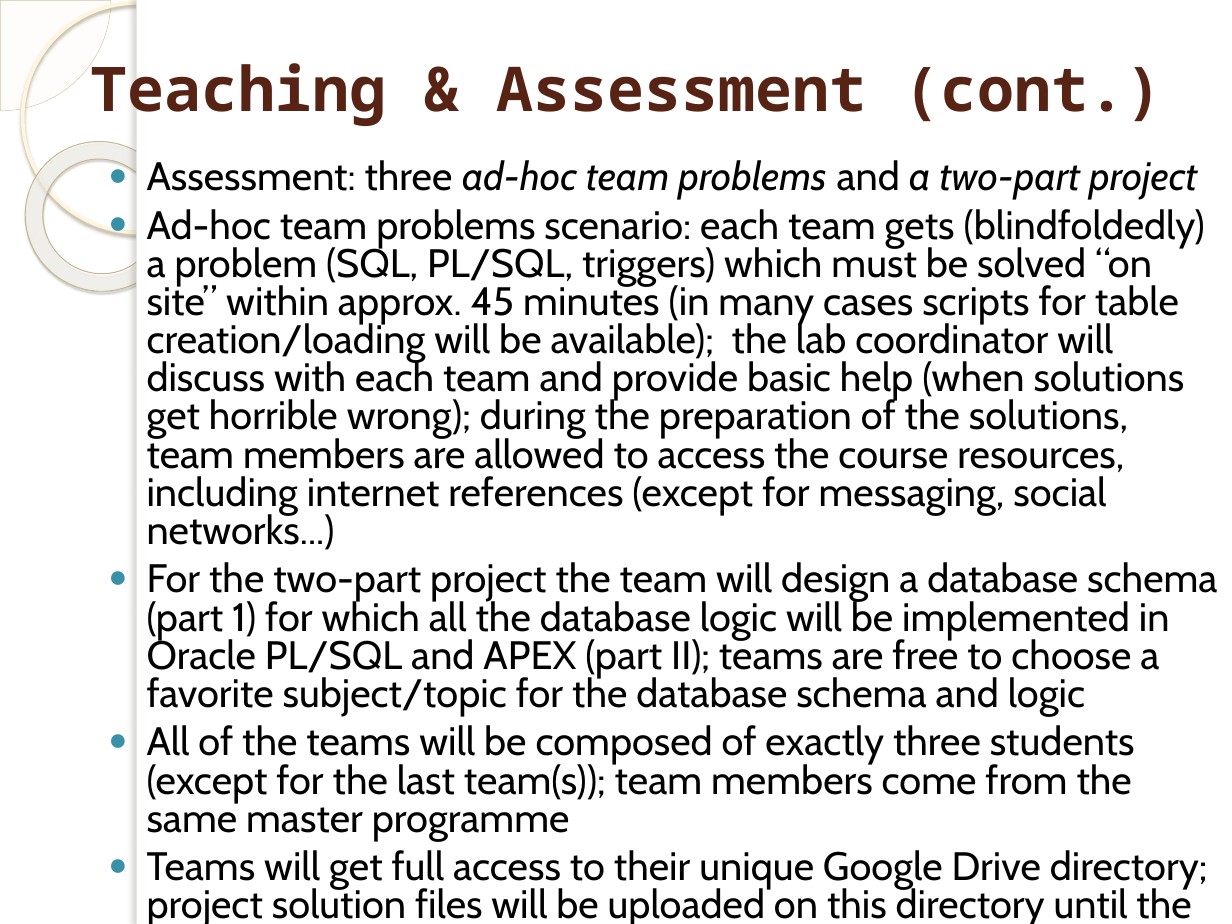
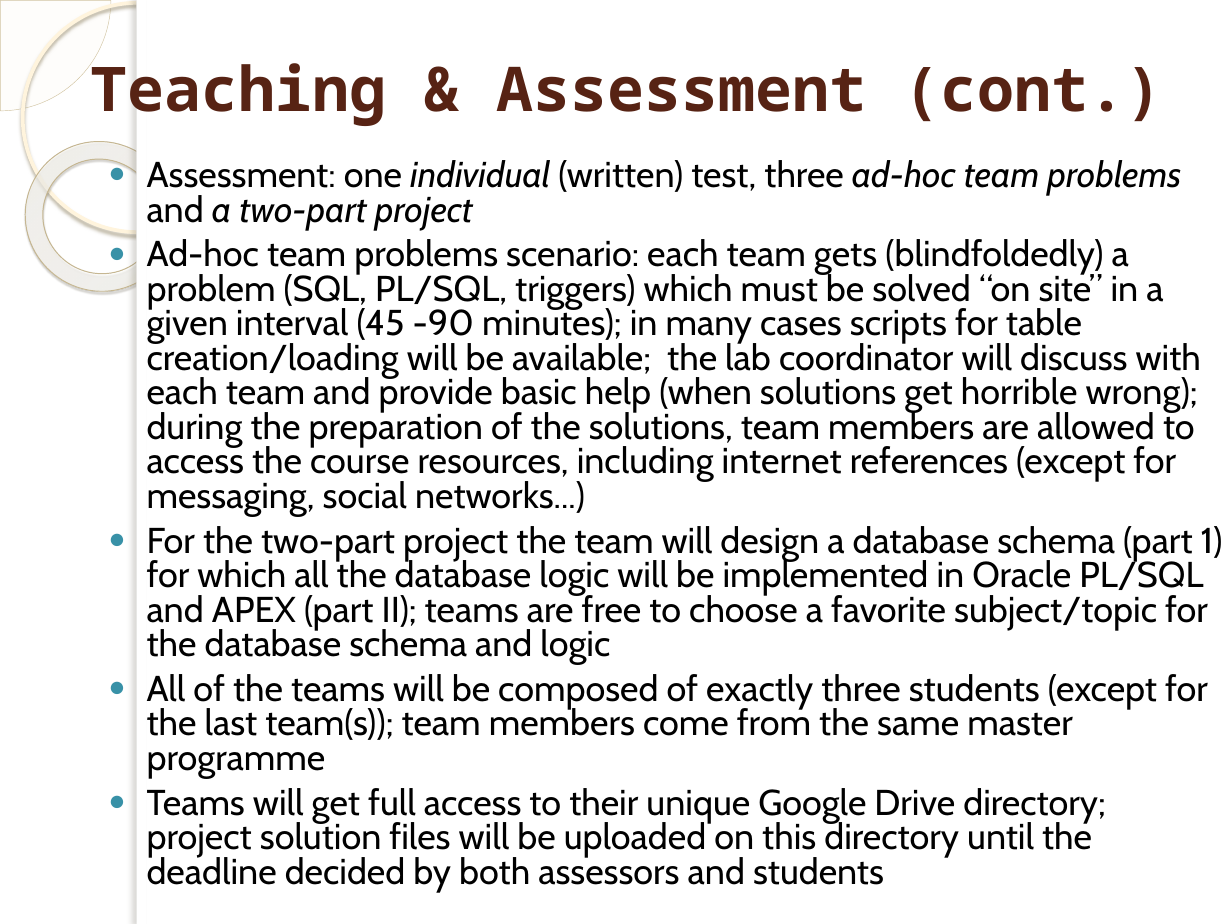
Before and after one commit to marinfotache/Database-Logic-in-Business-Applications, a slide deck: slide 13 of 00_DBLBA - course outline/00_DBLBA__Course_Outline.pptx. Drawn at 1232x924 pixels with LibreOffice and Linux fonts; fonts in the diff are those of the drawing; background and template pictures are left out. Boxes give left, top, right and bottom in pixels: in the first picture for what was removed or moved away, otherwise in the second. Text is boxed around its words. In the diff, an @@ line names an element or a change of style, - is before the commit and + after.

```diff
--- a/00_DBLBA - course outline/00_DBLBA__Course_Outline.pptx
+++ b/00_DBLBA - course outline/00_DBLBA__Course_Outline.pptx
@@ text at (x1=147, y1=160, x2=1201, y2=517): text changed; size 23.2 to 21 pt @@
-● Assessment: three ad-hoc team problems and a two-part project
-● Ad-hoc team problems scenario: each team gets (blindfoldedly) a problem (SQL, PL/SQL, triggers) which must be solved “on site” within approx. 45 minutes (in many cases scripts for table creation/loading will be available); the lab coordinator will discuss with each team and provide basic help (when solutions get horrible wrong); during the preparation of the solutions, team members are allowed to access the course resources, including internet references (except for messaging, social networks...)
+● Assessment: one individual (written) test, three ad-hoc team problems and a two-part project
+● Ad-hoc team problems scenario: each team gets (blindfoldedly) a problem (SQL, PL/SQL, triggers) which must be solved “on site” in a given interval (45 -90 minutes); in many cases scripts for table creation/loading will be available; the lab coordinator will discuss with each team and provide basic help (when solutions get horrible wrong); during the preparation of the solutions, team members are allowed to access the course resources, including internet references (except for messaging, social networks...)
@@ text at (x1=147, y1=526, x2=1223, y2=892): size 23.2 to 21 pt in "For the two-part project the team will ...", "All of the teams will be composed ...", "Teams will get full access to their ..." @@
```
Also in this commit, not shown: 2 other slides changed.
